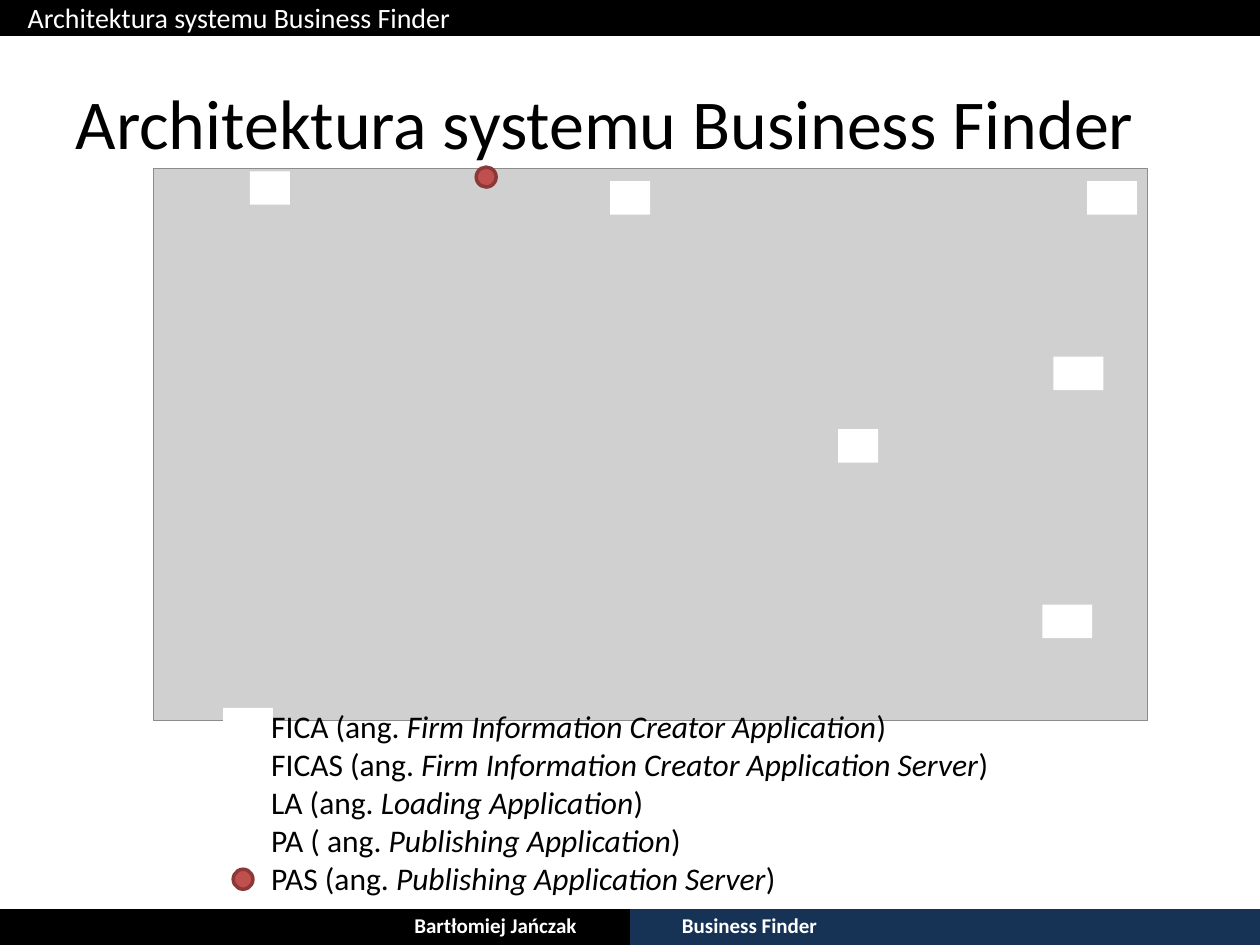
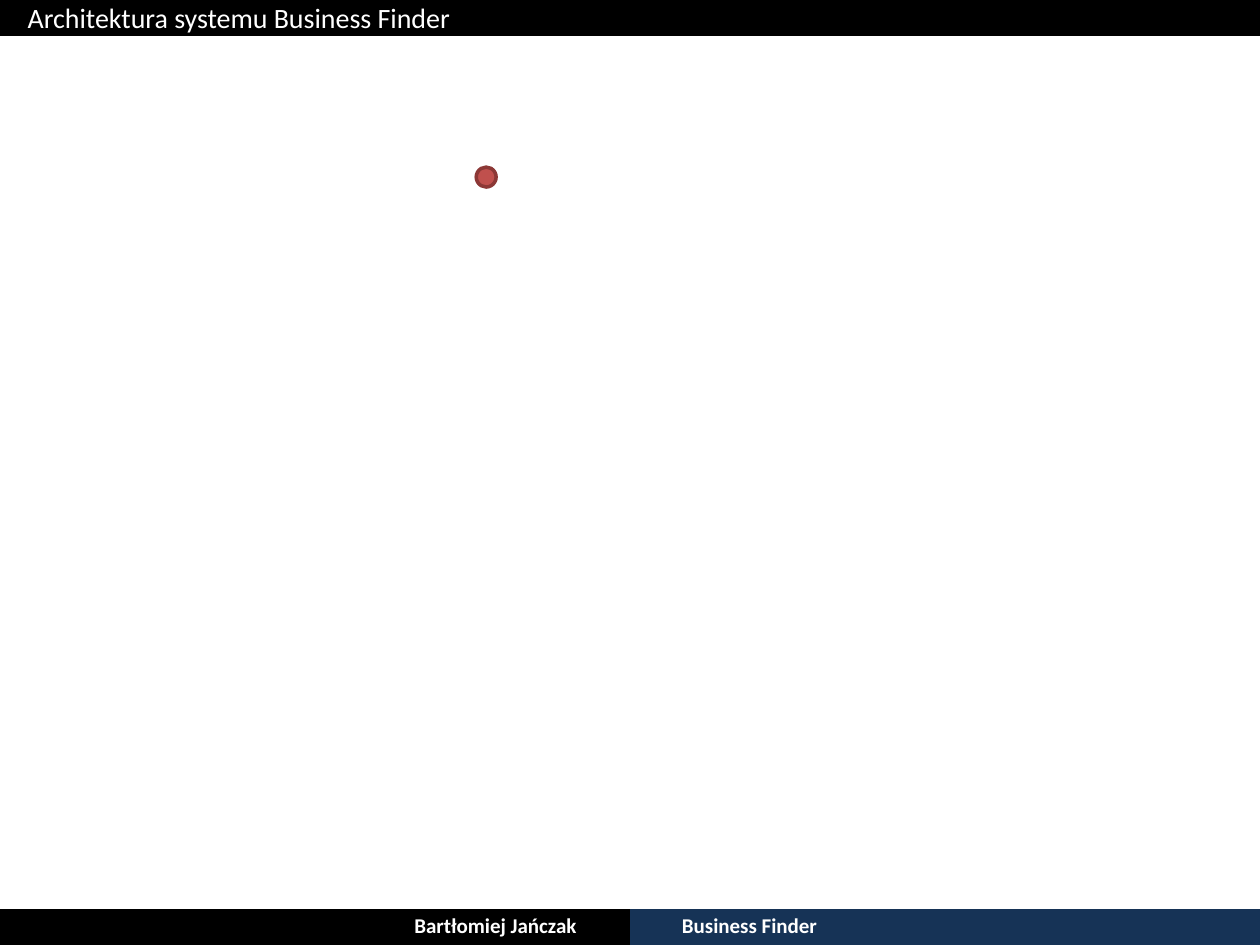
Before and after one commit to bjanczak/mgr, a slide deck: slide 11 of documents/prezentacja/Bartlomiej_Janczak_22_06_2013.ppt (slide 4 before the commit). Drawn at 1260x945 pixels with LibreOffice and Linux fonts; fonts in the diff are those of the drawing; grey boxes stand for pictures. Boxes give left, top, right and bottom in pixels: in the first picture for what was removed or moved away, otherwise in the second. Text is boxed around its words. In the diff, an @@ line names an element or a change of style, - is before the commit and + after.

```diff
--- a/documents/prezentacja/Bartlomiej_Janczak_22_06_2013.ppt
+++ b/documents/prezentacja/Bartlomiej_Janczak_22_06_2013.ppt
@@ title removed at (x1=76, y1=100, x2=1133, y2=166) @@
-Architektura systemu Business Finder
@@ picture removed at (x1=154, y1=169, x2=1148, y2=721) @@
@@ text removed at (x1=271, y1=712, x2=988, y2=896) @@
-FICA (ang. Firm Information Creator Application)
-FICAS (ang. Firm Information Creator Application Server)
-LA (ang. Loading Application)
-PA ( ang. Publishing Application)
-PAS (ang. Publishing Application Server)
@@ ellipse removed at (x1=233, y1=869, x2=253, y2=890) @@
```
Also in this commit, not shown: 3 other slides changed, 7 slides added.
